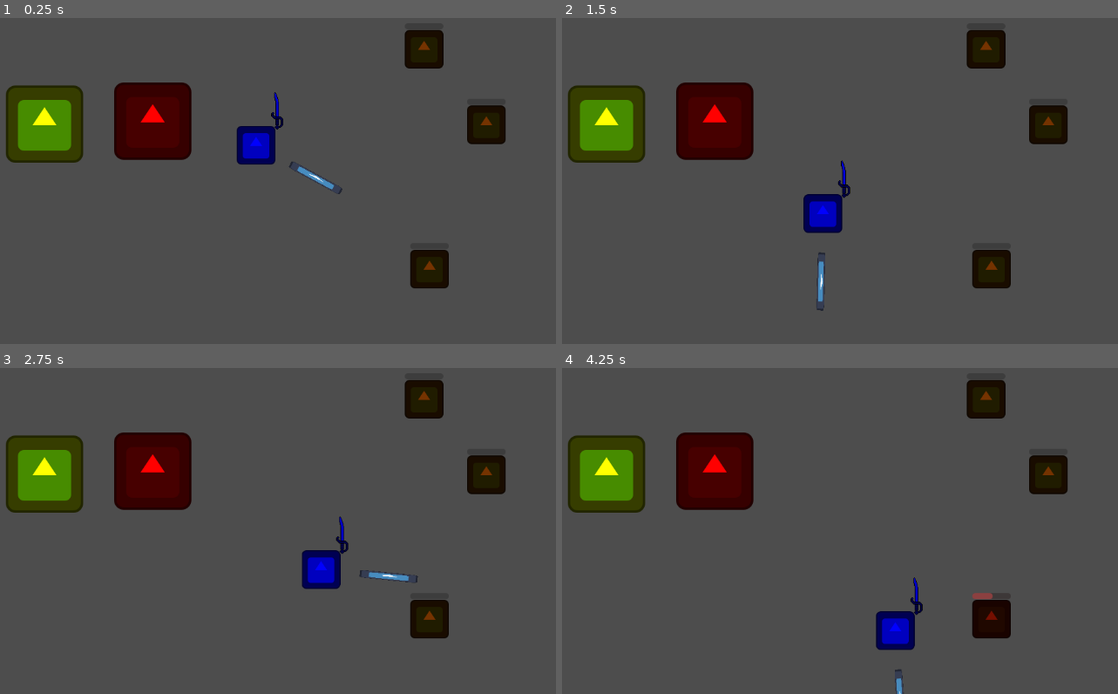
Above: before the commit, frames 1-4 (two rows, left to right).
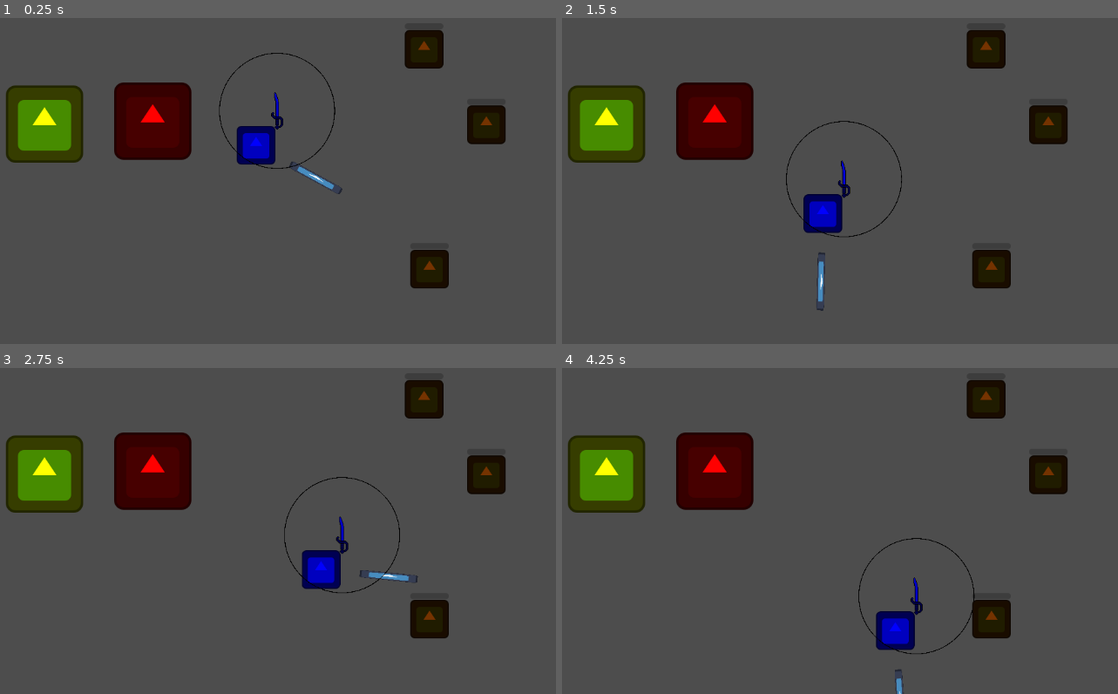
Above: after the commit, the same moments.

Repository: Maccy-0/1-Tap-Adventure
Game: Godot game, scene res://Scenes/MainScene.tscn
Two runs of this game, one before a commit and one after it. Both use one fixed random seed, a clock stepped at 60 frames per second and the inputs below. The engine's default icon, where the game draws it, is replaced by a stand-in: a white triangle on a blue panel in a dark square.
Inputs:
- Up to frame 1 (0.25 s): no input
- Up to frame 2 (1.5 s): hold Space (action) 0.53-1.28 s; tap Space (action) at 1.35 s
- Up to frame 3 (2.75 s): hold Space (action) from 2.03 s (still down)
- Up to frame 4 (4.25 s): release Space (action) at 2.78 s; tap Space (action) at 2.85 s; hold Space (action) from 3.53 s (still down)

The runs differ from the first frame. In frame 1, 0.2% of the frame differs, in the area x 39-61%, y 10-47%; in frame 2, 0.2%; in frame 3, 0.2%; in frame 4, 0.3%, in the area x 53-79%, y 52-88%.

Commit message:
Added circle

Diff:
--- a/Scenes/MainScene.tscn
+++ b/Scenes/MainScene.tscn
@@ -1,10 +1,12 @@
-[gd_scene load_steps=8 format=3 uid="uid://dx18gfjy68noj"]
+[gd_scene load_steps=10 format=3 uid="uid://dx18gfjy68noj"]
 
 [ext_resource type="Texture2D" uid="uid://b2h7vtkbv4eks" path="res://icon.svg" id="1_hpc76"]
 [ext_resource type="Script" uid="uid://cokplsqjmsxud" path="res://Scenes/player.gd" id="2_tr2i4"]
 [ext_resource type="Script" uid="uid://cjtghhto426ti" path="res://Scenes/player_sprite.gd" id="3_nhkr4"]
 [ext_resource type="Script" uid="uid://c3pshbe8jc33g" path="res://Scenes/dummy.gd" id="4_7rqgy"]
 [ext_resource type="Texture2D" uid="uid://m4ygito7gm0d" path="res://Assets/Sword Sprite.png" id="4_qxria"]
+[ext_resource type="Script" uid="uid://cv66gc2qyorml" path="res://Scenes/area_2d.gd" id="5_q68mp"]
+[ext_resource type="Texture2D" uid="uid://88nip11epjvk" path="res://Sprites/Circle-export.png" id="6_q68mp"]
 
 [sub_resource type="CircleShape2D" id="CircleShape2D_qxria"]
 radius = 101.0
@@ -49,10 +51,15 @@
 offset = Vector2(150, 0)
 
 [node name="Area2D" type="Area2D" parent="Player"]
+script = ExtResource("5_q68mp")
 
 [node name="CollisionShape2D" type="CollisionShape2D" parent="Player/Area2D"]
 position = Vector2(35, -57)
 shape = SubResource("CircleShape2D_qxria")
+
+[node name="Sprite2D" type="Sprite2D" parent="Player/Area2D/CollisionShape2D"]
+scale = Vector2(0.075, 0.075)
+texture = ExtResource("6_q68mp")
 
 [node name="EnemySpawner" type="Node2D" parent="."]
 
--- /dev/null
+++ b/Scenes/area_2d.gd
@@ -0,0 +1,4 @@
+extends Area2D
+
+func _process(_delta):
+	global_rotation = 0
Not shown, added: Scenes/area_2d.gd.uid
Binary file added: Sprites/Circle-export.png
Not shown, added: Sprites/Circle-export.png.import
